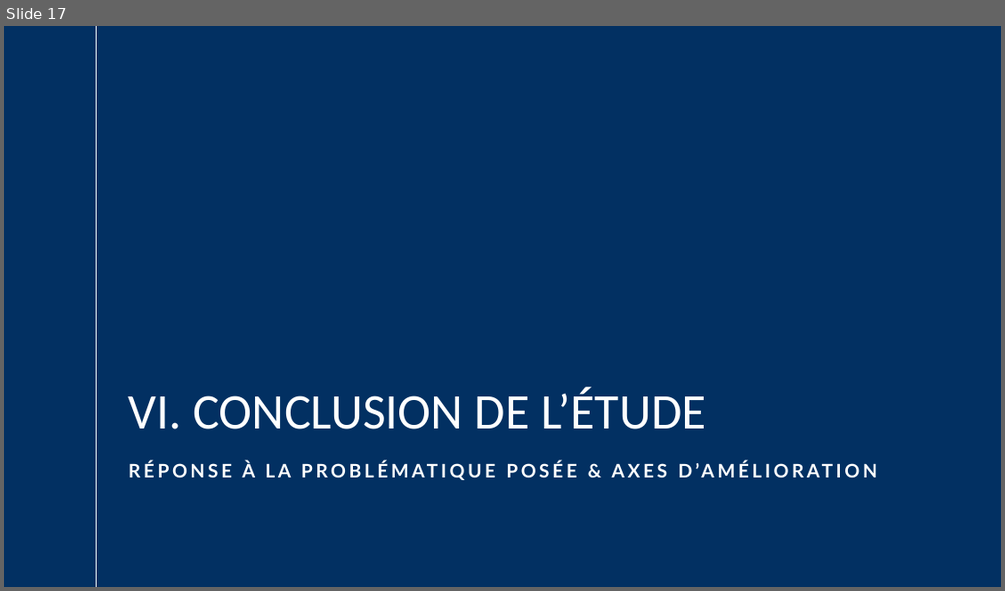
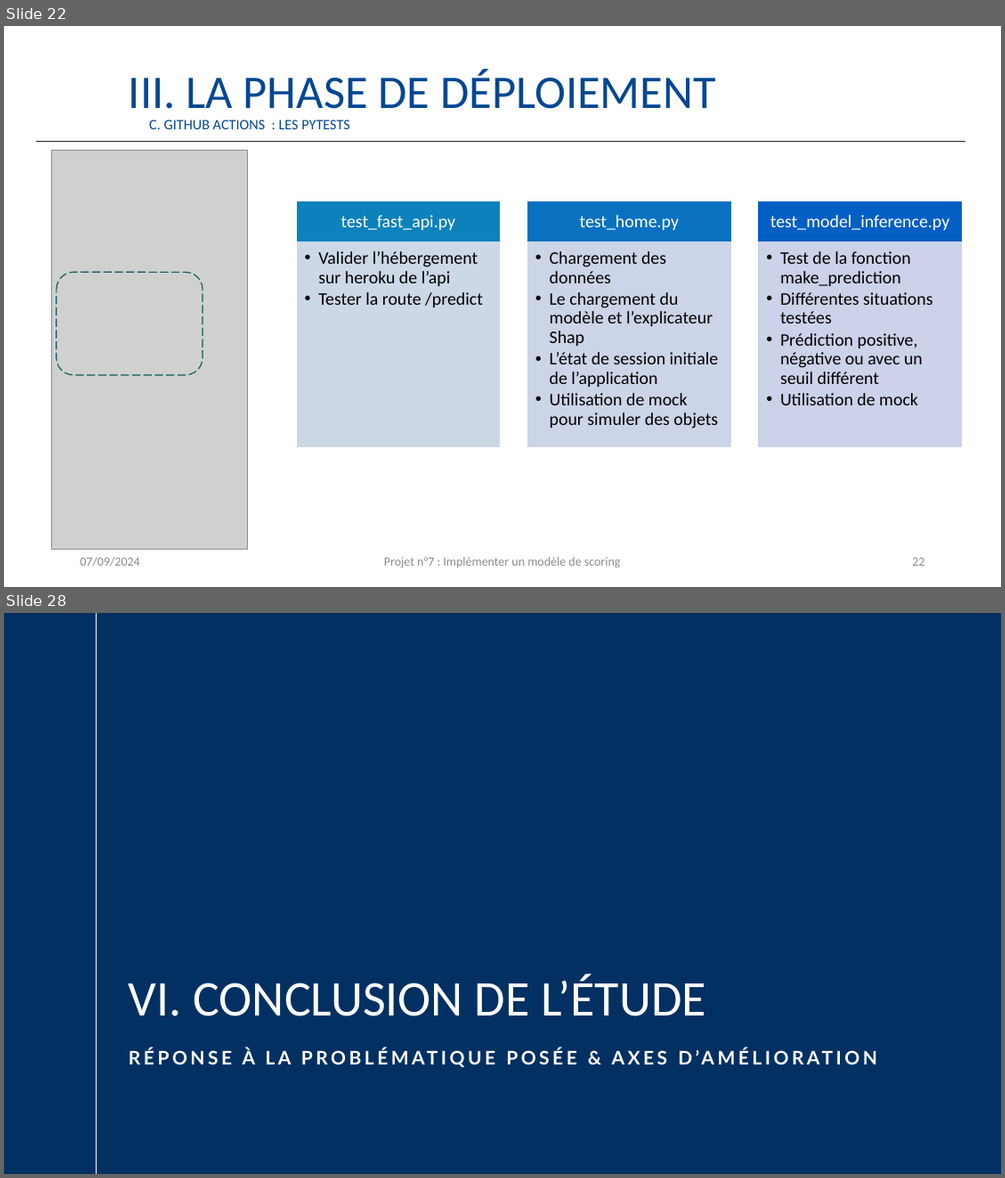
Before and after one commit to JustinVqr/P7_ScoringModel, a slide deck: présentation/Vacquerie_Justin_4_présentation_092024.pptx. Shown one above the other, each under a label of ours: slide 17 before the commit, slides 22 and 28 after it; the slides between them are not shown. The pictures are 1005x591 and 1005x1178 pixels, drawn with LibreOffice and Linux fonts; fonts in the diff are those of the drawing; grey boxes stand for pictures; background and template pictures are left out. Boxes give left, top, right and bottom in pixels: in the first picture for what was removed or moved away, otherwise in the second. Text is boxed around its words. In the diff, an @@ line names an element or a change of style, - is before the commit and + after.

```diff
--- a/présentation/Vacquerie_Justin_4_présentation_092024.pptx
+++ b/présentation/Vacquerie_Justin_4_présentation_092024.pptx
@@ slide 22 added at [4,26,1001,587], background #FFFFFF @@
@@ text added at [129,69,715,109], 45 pt, text #034793 @@
+III. LA PHASE DE DÉPLOIEMENT
@@ text added at [149,119,349,129], 13.9 pt, text #034793 @@
+C. GITHUB ACTIONS : LES PYTESTS
@@ line added from (36, 136) to (36, 136), #262626 1 pt @@
@@ line added from (36, 141) to (966, 141), #262626 1 pt @@
@@ picture added at [52,150,247,548] @@
@@ group added at [297,201,961,447]: 6 freeform shapes @@
+test_fast_api.py
+  • Valider l’hébergement sur heroku de l’api
+  • Tester la route /predict
+test_home.py
+  • Chargement des données
+  • Le chargement du modèle et l’explicateur Shap
+  • L’état de session initiale de l’application
+  • Utilisation de mock pour simuler des objets
+test_model_inference.py
+  • Test de la fonction make_prediction
+  • Différentes situations testées
+  • Prédiction positive, négative ou avec un seuil différent
+  • Utilisation de mock
@@ rounded rectangle added at [57,272,202,375], outline #095C52 1 pt dashed @@
@@ text added at [80,556,139,566], 12 pt, text #8C8C8C @@
+07/09/2024
@@ text added at [384,556,621,568], 12 pt, text #8C8C8C @@
+Projet n°7 : Implémenter un modèle de scoring
@@ page number added at [912,557,924,565], 12 pt, text #8C8C8C @@
+22
@@ what was slide 17 is now slide 28 @@
```
Also in this commit, not shown: 16 slides changed, 10 other slides added, 1 other file.
